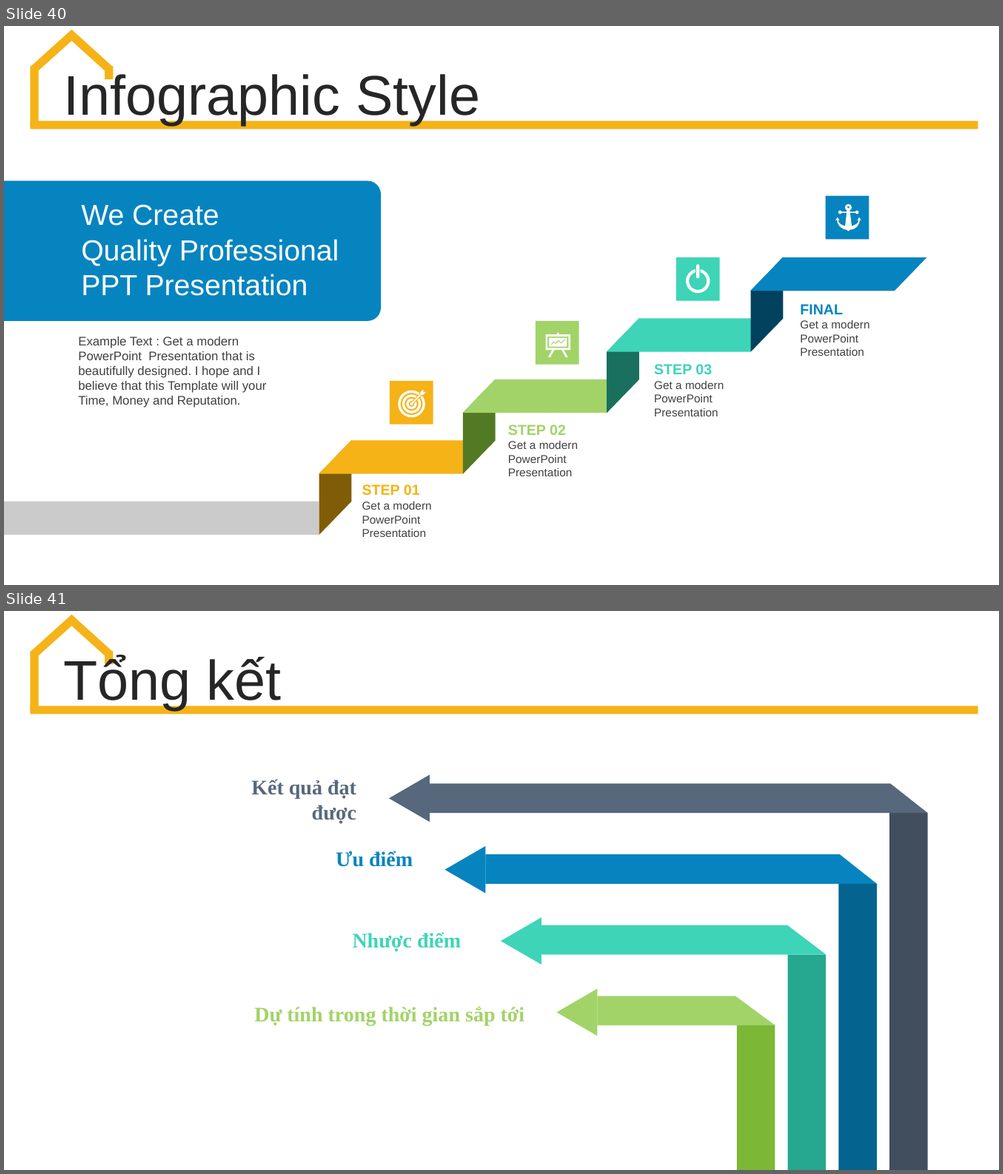
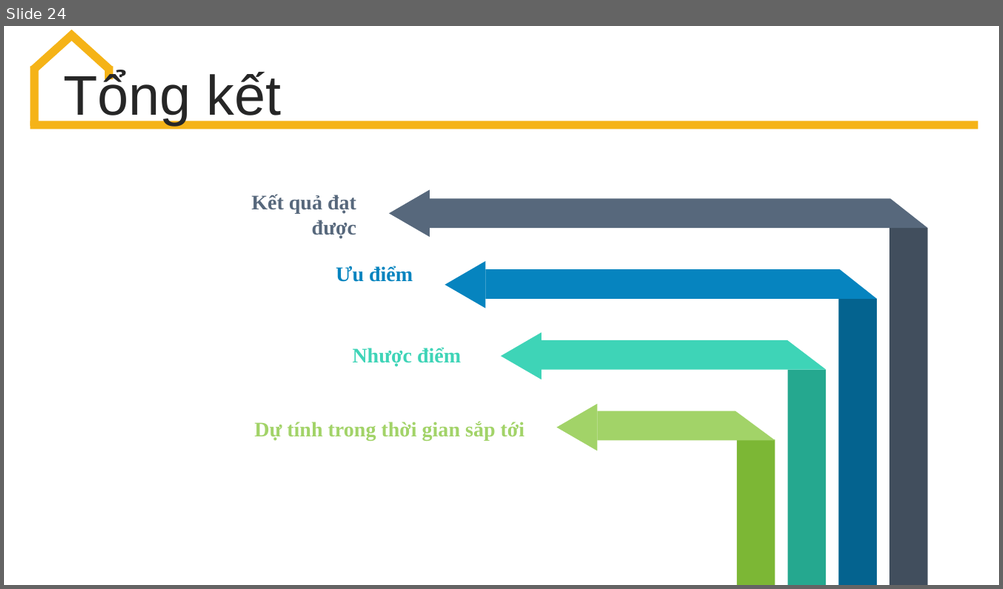
Before and after one commit to mni-linh/Report-Subject-Software-technology, a slide deck: SlideTrinhChieu.pptx. Shown one above the other, each under a label of ours: slides 40 and 41 before the commit, slide 24 after it. The pictures are 1003x1174 and 1003x589 pixels, drawn with LibreOffice and Linux fonts; fonts in the diff are those of the drawing. Boxes give left, top, right and bottom in pixels: in the first picture for what was removed or moved away, otherwise in the second. Text is boxed around its words. In the diff, an @@ line names an element or a change of style, - is before the commit and + after.

```diff
--- a/SlideTrinhChieu.pptx
+++ b/SlideTrinhChieu.pptx
@@ slide 40 removed at bbox=[4, 26, 999, 585], background #FFFFFF; not listed: 5 template elements that a slide beside it also shows @@
@@ text removed at bbox=[64, 70, 480, 125] @@
-Infographic Style
@@ round same rect removed at bbox=[4, 181, 381, 321] @@
@@ rectangle removed at bbox=[825, 196, 869, 239] @@
@@ text removed at bbox=[81, 204, 219, 226] @@
-We Create
@@ freeform shape removed at bbox=[835, 204, 861, 232] @@
@@ text removed at bbox=[81, 239, 338, 266] @@
-Quality Professional
@@ rectangle removed at bbox=[676, 258, 720, 301] @@
@@ freeform shape removed at bbox=[686, 265, 710, 293] @@
@@ parallelogram removed at bbox=[750, 258, 926, 291] @@
@@ parallelogram removed at bbox=[751, 258, 783, 352] @@
@@ text removed at bbox=[81, 274, 308, 296] @@
-PPT Presentation
@@ text removed at bbox=[800, 304, 842, 315] @@
-FINAL
@@ rectangle removed at bbox=[535, 321, 578, 365] @@
@@ freeform shape removed at bbox=[546, 332, 570, 358] @@
@@ parallelogram removed at bbox=[607, 318, 639, 413] @@
@@ parallelogram removed at bbox=[607, 318, 783, 352] @@
@@ text removed at bbox=[800, 321, 869, 356] @@
-Get a modern PowerPoint Presentation
@@ text removed at bbox=[78, 337, 267, 408] @@
-Example Text : Get a modern PowerPoint Presentation that is beautifully designed. I hope and I believe that this Template will your Time, Money and Reputation.
@@ parallelogram removed at bbox=[463, 380, 495, 474] @@
@@ parallelogram removed at bbox=[463, 380, 639, 413] @@
@@ text removed at bbox=[654, 364, 711, 375] @@
-STEP 03
@@ rectangle removed at bbox=[390, 381, 433, 424] @@
@@ freeform shape removed at bbox=[398, 390, 426, 418] @@
@@ text removed at bbox=[654, 381, 723, 417] @@
-Get a modern PowerPoint Presentation
@@ text removed at bbox=[508, 425, 566, 435] @@
-STEP 02
@@ parallelogram removed at bbox=[318, 441, 351, 536] @@
@@ parallelogram removed at bbox=[318, 441, 495, 474] @@
@@ text removed at bbox=[508, 441, 578, 477] @@
-Get a modern PowerPoint Presentation
@@ text removed at bbox=[362, 485, 420, 496] @@
-STEP 01
@@ rectangle removed at bbox=[4, 502, 318, 536] @@
@@ text removed at bbox=[362, 502, 431, 537] @@
-Get a modern PowerPoint Presentation
@@ what was slide 41 is now slide 24 @@
```
Also in this commit, not shown: 2 slides changed, 16 other slides removed, 2 other files.
